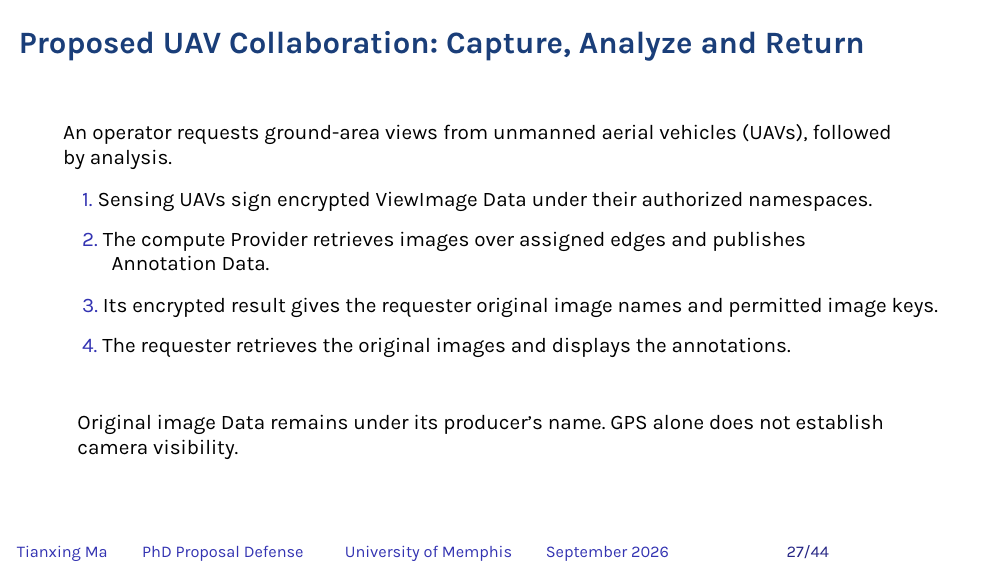
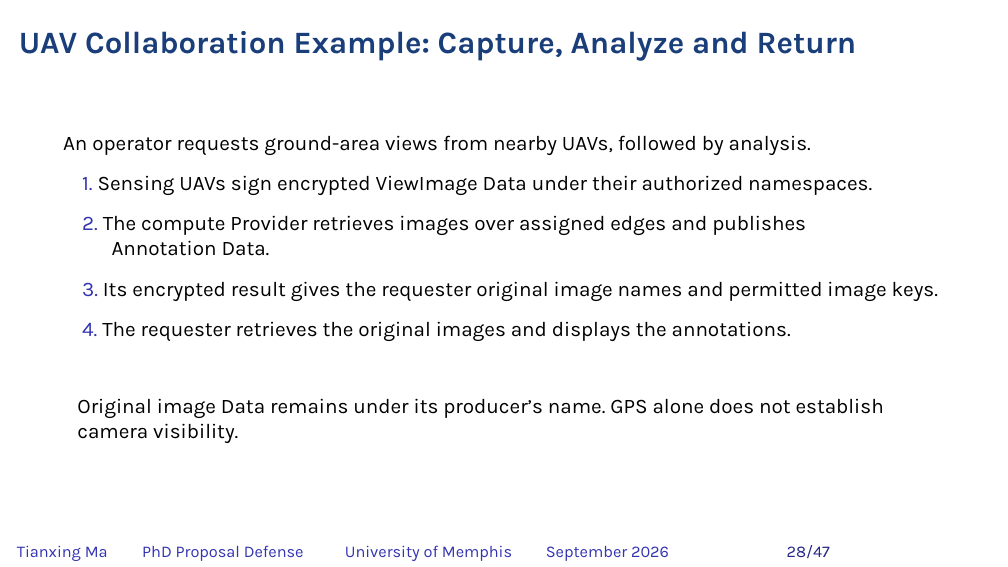
Before and after one commit to matianxing1992/NDN_Service_Framework, a slide deck: slide 28 of docs/PAPER/proposal-defense/slides/NDNSF_proposal_hybrid_editable.pptx (slide 27 before the commit). Drawn at 1008x567 pixels with LibreOffice and Linux fonts; fonts in the diff are those of the drawing; background and template pictures are left out. Boxes give left, top, right and bottom in pixels: in the first picture for what was removed or moved away, otherwise in the second. Text is boxed around its words. In the diff, an @@ line names an element or a change of style, - is before the commit and + after.

```diff
--- a/docs/PAPER/proposal-defense/slides/NDNSF_proposal_hybrid_editable.pptx
+++ b/docs/PAPER/proposal-defense/slides/NDNSF_proposal_hybrid_editable.pptx
@@ text at [19, 31, 857, 60]: text changed @@
-Proposed UAV Collaboration: Capture, Analyze and Return
+UAV Collaboration Example: Capture, Analyze and Return
@@ text at [63, 135, 811, 155]: text changed @@
-An operator requests ground-area views from unmanned aerial vehicles (UAVs), followed by analysis.
+An operator requests ground-area views from nearby UAVs, followed by analysis.
@@ 5 texts: place and size @@
-5 texts at [77, 191, 938, 459]
+5 texts at [77, 175, 938, 443]
@@ text at [787, 545, 830, 558]: text changed @@
-27/44
+28/47
```
Also in this commit, not shown: 42 other slides changed, 3 slides added, 22 other files.
